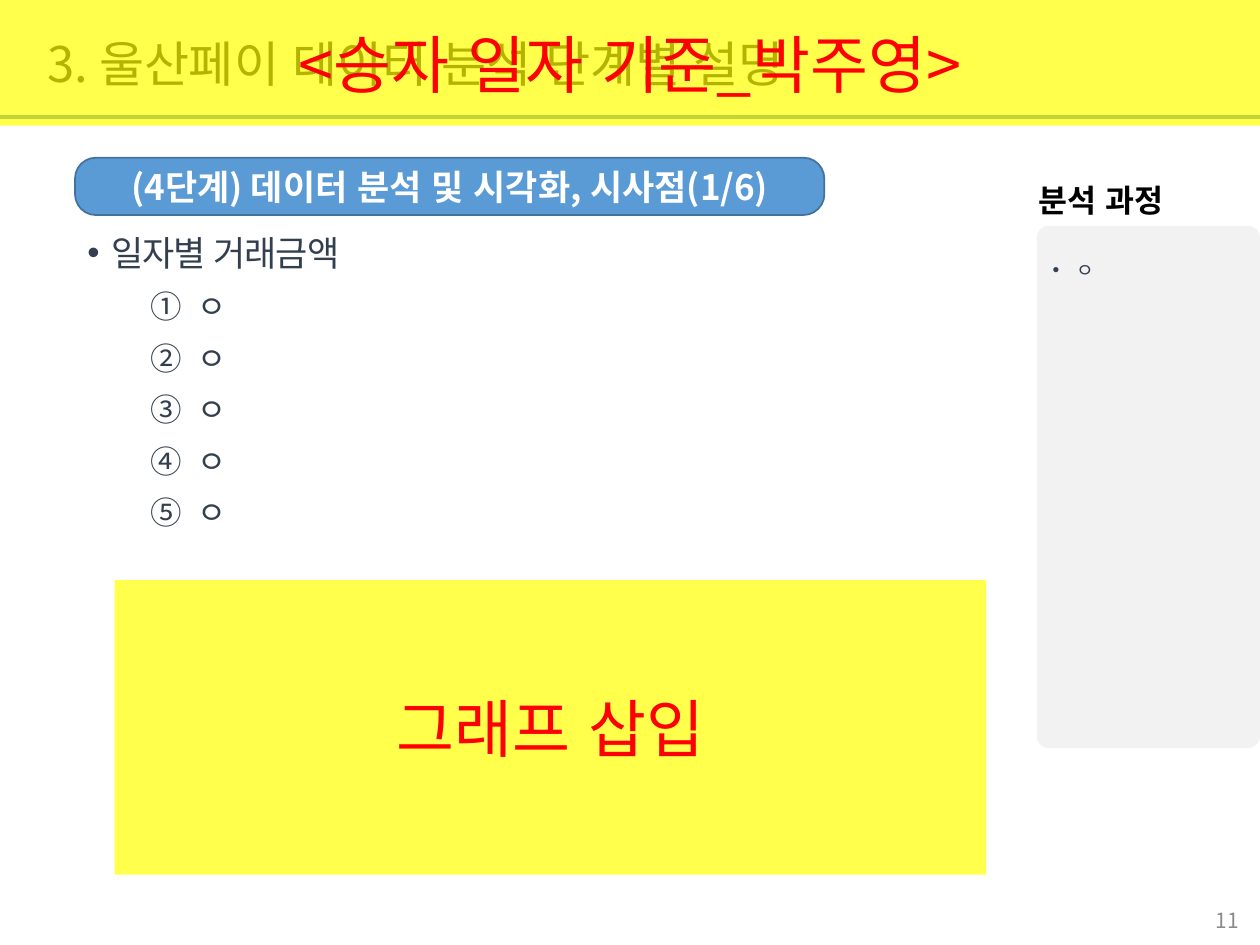
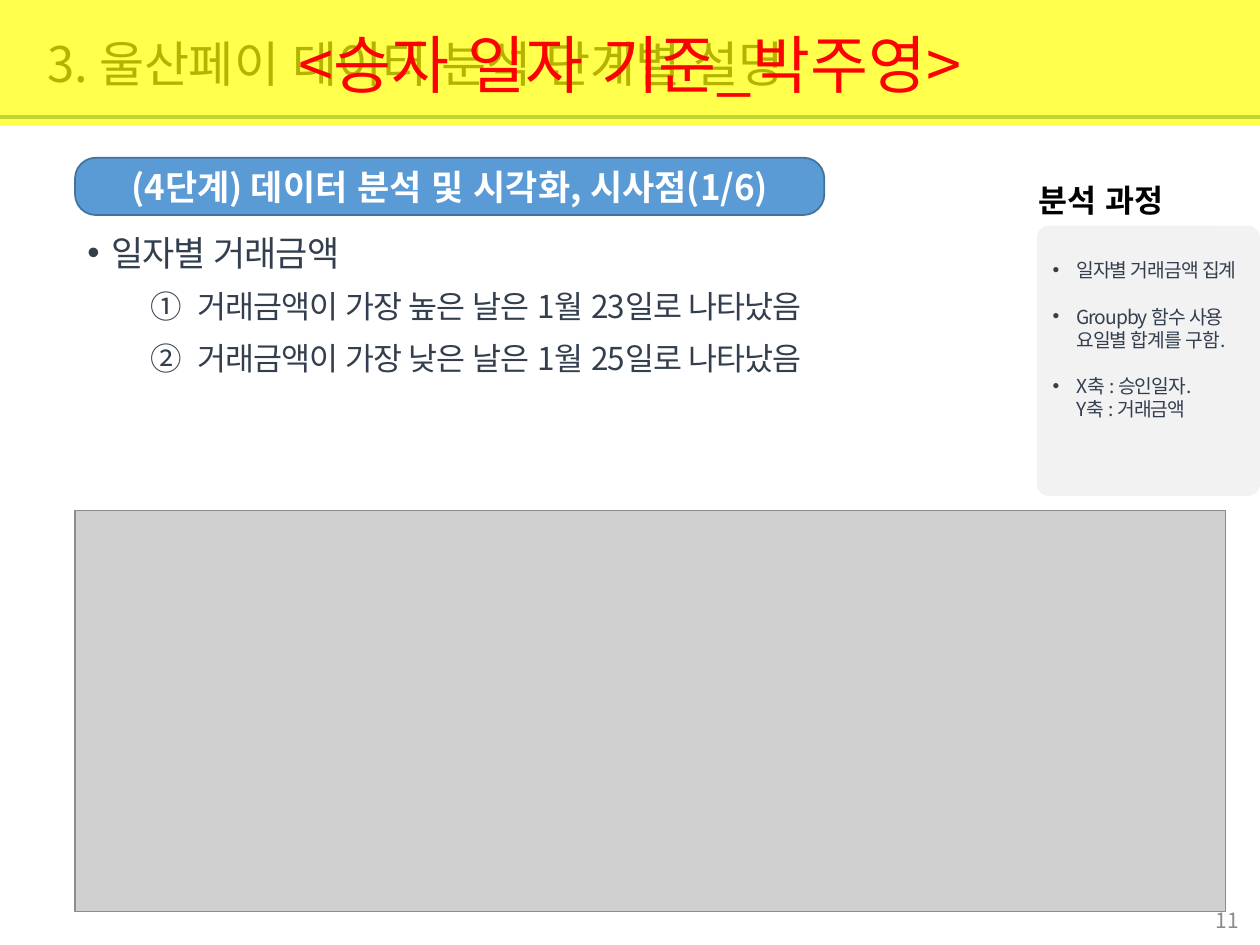
Before and after one commit to jamesjhk/Project_B, a slide deck: slide 11 of 빅데이터 기반 울산페이 사용 분석 보고서_ProjectB.pptx. Drawn at 1260x945 pixels with LibreOffice and Linux fonts; fonts in the diff are those of the drawing; grey boxes stand for pictures. Boxes give left, top, right and bottom in pixels: in the first picture for what was removed or moved away, otherwise in the second. Text is boxed around its words. In the diff, an @@ line names an element or a change of style, - is before the commit and + after.

Commit message:
박주영(요일별거래금액)ppt업로드합니당.

```diff
--- a/빅데이터 기반 울산페이 사용 분석 보고서_ProjectB.pptx
+++ b/빅데이터 기반 울산페이 사용 분석 보고서_ProjectB.pptx
@@ rounded rectangle "일자별 거래금액 집계": place and size @@
-rounded rectangle "일자별 거래금액 집계" at bbox=[1037, 226, 1260, 748]
+rounded rectangle "일자별 거래금액 집계" at bbox=[1037, 226, 1260, 495]
@@ text in rounded rectangle at bbox=[1076, 261, 1236, 418]: text changed @@
-• ㅇ
+• 일자별 거래금액 집계
+• Groupby 함수 사용 요일별 합계를 구함.
+• X축 : 승인일자.
+  Y축 : 거래금액
@@ text at bbox=[198, 292, 802, 373]: text changed @@
-  1. ㅇ
-  2. ㅇ
-  3. ㅇ
-  4. ㅇ
-  5. ㅇ
+  1. 거래금액이 가장 높은 날은 1월 23일로 나타났음
+  2. 거래금액이 가장 낮은 날은 1월 25일로 나타났음
@@ picture added at bbox=[76, 510, 1226, 911] @@
@@ rectangle removed at bbox=[115, 580, 987, 874] @@
-그래프 삽입
```
Also in this commit, not shown: 2 other slides changed.
